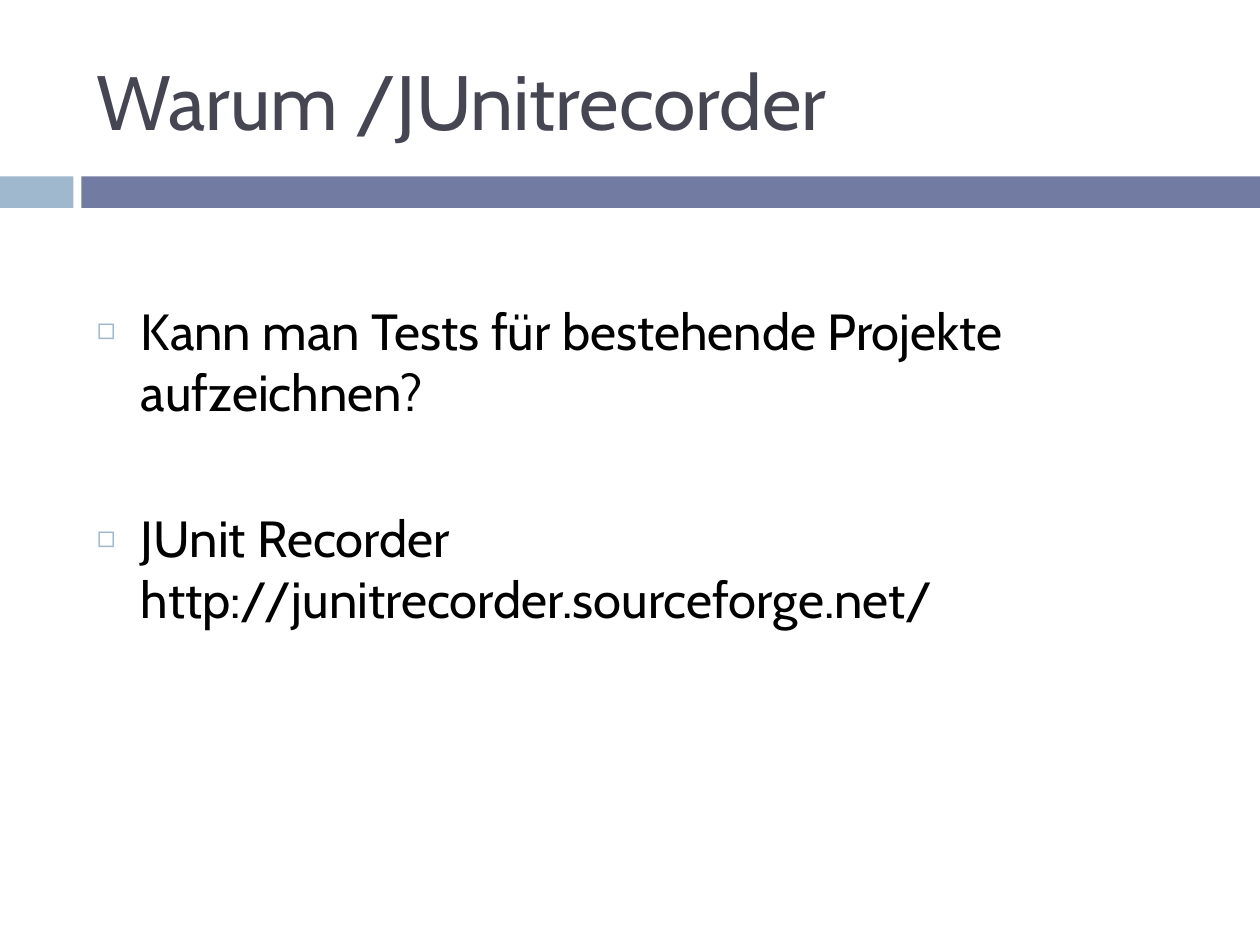
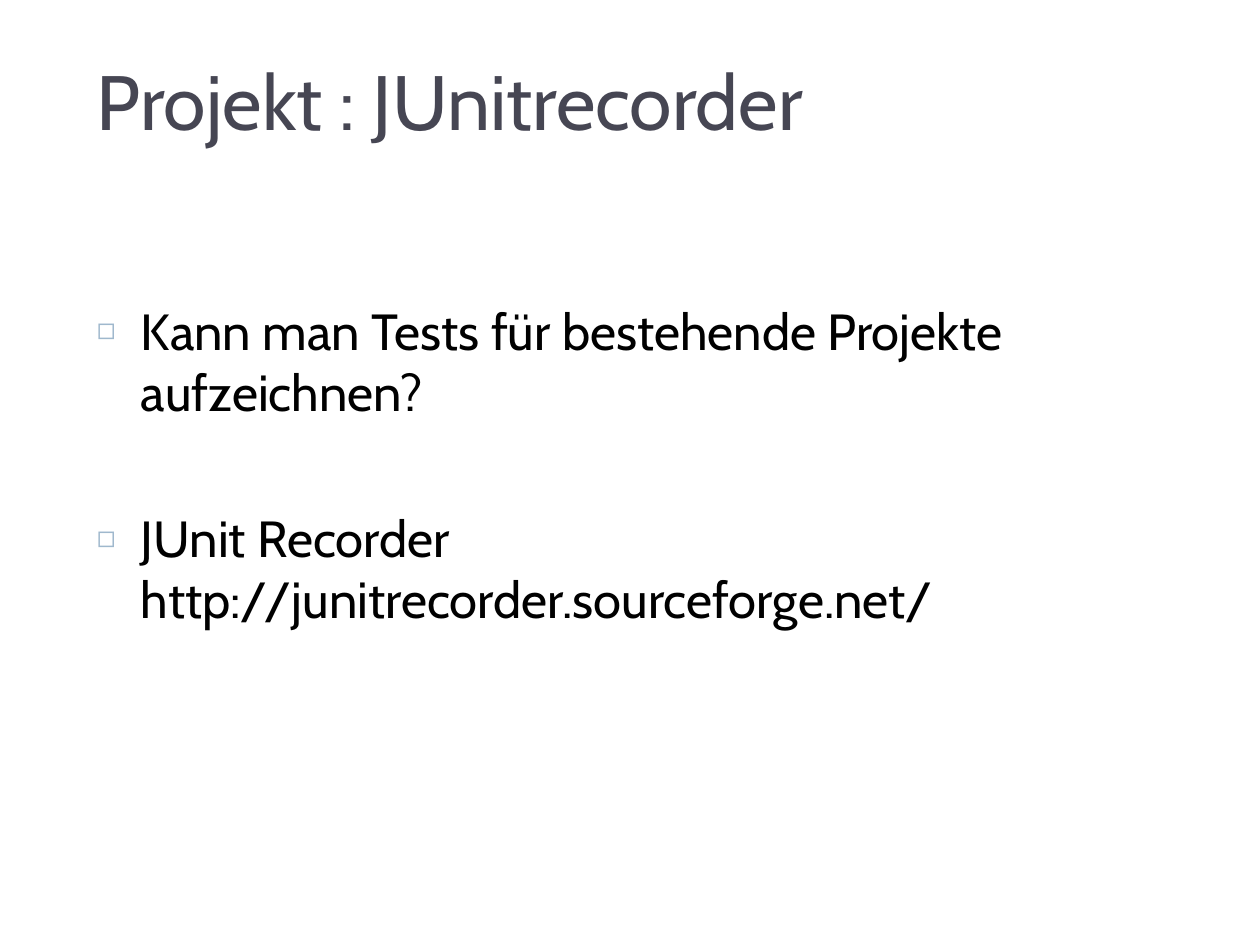
Before and after one commit to RainerW/sdc2012, a slide deck: slide 4 of presentation/aop.pptm. Drawn at 1260x945 pixels with LibreOffice and Linux fonts; fonts in the diff are those of the drawing; background and template pictures are left out. Boxes give left, top, right and bottom in pixels: in the first picture for what was removed or moved away, otherwise in the second. Text is boxed around its words. In the diff, an @@ line names an element or a change of style, - is before the commit and + after.

```diff
--- a/presentation/aop.pptm
+++ b/presentation/aop.pptm
@@ title at [97, 72, 803, 147]: text changed @@
-Warum /JUnitrecorder
+Projekt : JUnitrecorder
@@ rectangle removed at [0, 176, 73, 208] @@
@@ rectangle added at [0, 165, 1260, 214], fill #FFFFFF, outline #FFFFFF 1.5 pt @@
```
Also in this commit, not shown: 17 other slides changed, 1 slide added, 3 slides removed.
